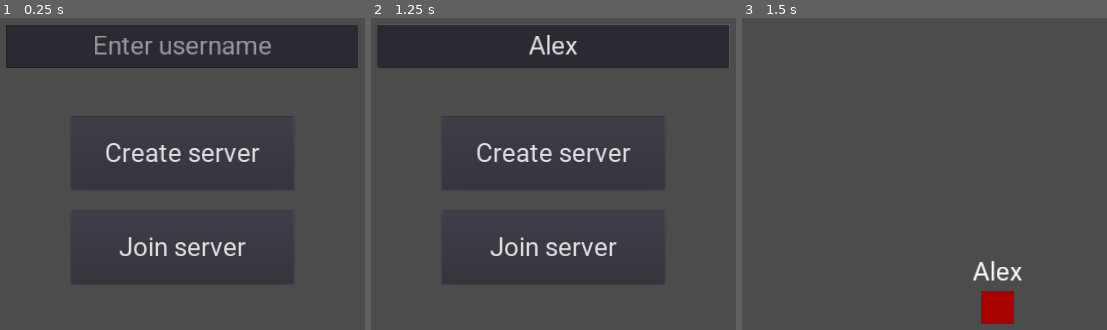
Above: before the commit, frames 1-3 (left to right).
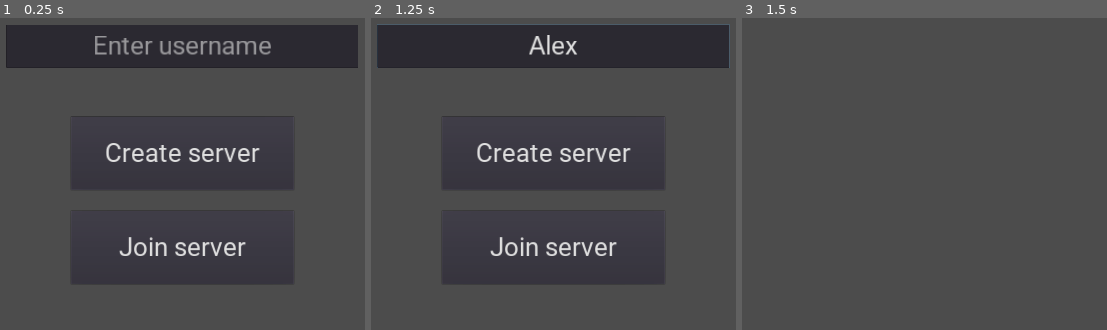
Above: after the commit, the same moments.

Repository: Kristofers-Solo/FuncIt
Game: Godot game, scene res://scenes/main_menu.tscn
Two runs of this game, one before a commit and one after it. Both use one fixed random seed, a clock stepped at 60 frames per second and the inputs below.
Inputs (mouse positions are in pixels of both pictures, inside the frame that each line leads up to):
- Up to frame 1 (0.25 s): no input
- Up to frame 2 (1.25 s): click (553, 46) at 0.52 s; type "Alex" at 0.6 s
- Up to frame 3 (1.5 s): click "Create server" at 1.25 s

Frames 1-2 are identical in both runs. In frame 3, 1.3% of the frame differs, in the area x 63-77%, y 77-99%.
Error in both runs: Invalid get index '3' (on base: 'Array'). (res://code/server/network.gd:26)

Commit message:
Combined movementSystem0.0.3 and Multiplayer

Diff:
--- a/kristofers/movementSystem0.0.3/code/server/network.gd
+++ b/kristofers/movementSystem0.0.3/code/server/network.gd
@@ -1,6 +1,6 @@
 extends Node
 
-const DEFAULT_PORT = 28960
+const DEFAULT_PORT = 28914
 const MAX_CLIENTS = 4
 
 var server = null
--- a/kristofers/movementSystem0.0.3/code/server/network_setup.gd
+++ b/kristofers/movementSystem0.0.3/code/server/network_setup.gd
@@ -1,6 +1,6 @@
 extends Control
 
-var player = load("res://scenes/player.tscn")
+var player = load("res://source/entities/player/player_node.tscn")
 
 var current_spawn_location_instance_number = 1
 var current_player_for_spawn_location_number = null
@@ -88,4 +88,4 @@
 
 
 sync func switch_to_game() -> void:
-	get_tree().change_scene("res://scenes/game.tscn")
+	get_tree().change_scene("res://source/levels/trinity_site/trinitySite-level.tscn")
--- a/kristofers/movementSystem0.0.3/source/assets/scripts/controllers/managers/physics_manager.gd
+++ b/kristofers/movementSystem0.0.3/source/assets/scripts/controllers/managers/physics_manager.gd
@@ -1,5 +1,5 @@
 extends Node
 
 func update(userStateInstance):
-	# userStateInstance.rotateBy(-1)
+	userStateInstance.rotateBy(-1)
 	pass
--- a/kristofers/movementSystem0.0.3/source/assets/scripts/handlers/character/player/player_node_handler.gd
+++ b/kristofers/movementSystem0.0.3/source/assets/scripts/handlers/character/player/player_node_handler.gd
@@ -1,10 +1,89 @@
 extends Node2D
+
+var username_text = load("res://scenes/username_text.tscn")
+var username setget username_set
+var username_text_instance = null
+
+puppet var puppet_position = Vector2(0, 0) setget puppet_position_set
+puppet var puppet_velocity = Vector2()
+puppet var puppet_rotaion = 0
+puppet var puppet_username = "" setget puppet_username_set
+
+onready var tween = $Tween
+
+
+func _ready():
+	get_tree().connect("network_peer_connected", self, "_network_peer_connected")
+	username_text_instance = Global.instance_node_at_location(username_text, PersistentNodes, global_position)
+	username_text_instance.player_following = self
+
+
+func _process(delta: float) -> void:
+	if username_text_instance != null:
+		username_text_instance.name = "username" + name
+
 
 func statePassback():
 	return {"node_global_position": transform.origin, "rotation": null}
+
 
 func set_scale(scale) -> void:
 	$player_body/player_sprite_na.scale = Vector2(scale, scale)
 	$player_body/player_sprite.scale = Vector2(scale, scale)
 	$player_body/player_collider.scale = Vector2(scale, scale)
 	pass
+
+
+func puppet_position_set(new_value) -> void:
+	puppet_position = new_value
+	tween.interpolate_property(self, "global_position", global_position, puppet_position, 0.1)
+	tween.start()
+
+
+func username_set(new_value) -> void:
+	username = new_value
+	if is_network_master() and username_text_instance != null:
+		username_text_instance.text = username
+		rset("puppet_username", username)
+
+
+func puppet_username_set(new_value) -> void:
+	puppet_username = new_value
+	if not is_network_master() and username_text_instance != null:
+		username_text_instance.text = puppet_username
+
+
+func _network_peer_connected(id) -> void:
+	rset_id(id, "puppet_username", username)
+
+
+func _on_network_tick_rate_timeout():
+	if get_tree().has_network_peer():
+		if is_network_master():
+			rset_unreliable("puppet_position", global_position)
+			#rset_unreliable("puppet_velocity", velocity)
+			rset_unreliable("puppet_rotation", rotation_degrees)
+
+
+sync func update_position(pos):
+	global_position = pos
+	puppet_position = pos
+
+
+sync func destroy() -> void:
+	username_text_instance.visible = false
+	visible = false
+	$CollisionShape2D.disabled = true
+	$Hitbox/CollisionShape2D.disabled = true
+	Global.alive_players.erase(self)
+
+	if get_tree().has_network_peer():
+		if is_network_master():
+			Global.player_master = null
+
+
+func _exit_tree() -> void:
+	Global.alive_players.erase(self)
+	if get_tree().has_network_peer():
+		if is_network_master():
+			Global.player_master = null
--- a/kristofers/movementSystem0.0.3/source/entities/player/player_node.tscn
+++ b/kristofers/movementSystem0.0.3/source/entities/player/player_node.tscn
@@ -31,7 +31,10 @@
 [node name="player_node" type="Node2D"]
 script = ExtResource( 15 )
 
-[node name="player_body" type="KinematicBody2D" parent="."]
+[node name="player_body" type="KinematicBody2D" parent="." groups=[
+"Net",
+"Player",
+]]
 script = ExtResource( 16 )
 
 [node name="player_collider" type="CollisionShape2D" parent="player_body"]
